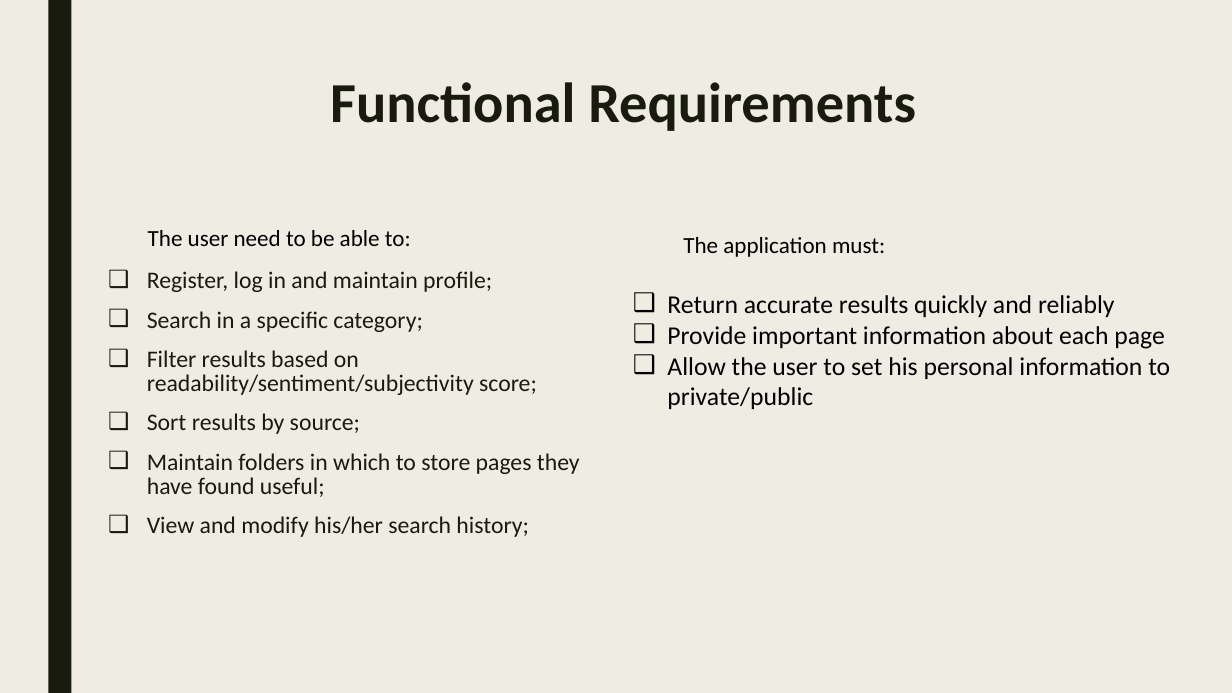
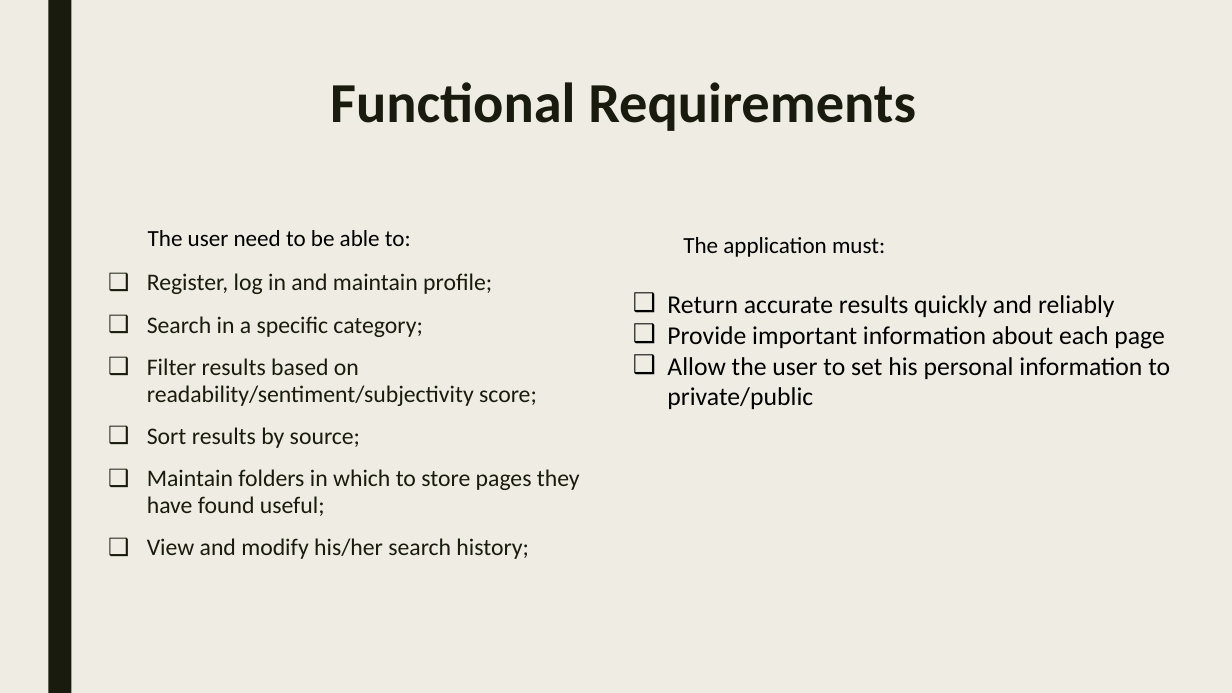
Before and after one commit to violet-g/e-health, a slide deck: slide 8 of General/e-health.pptx. Drawn at 1232x693 pixels with LibreOffice and Linux fonts; fonts in the diff are those of the drawing. Boxes give left, top, right and bottom in pixels: in the first picture for what was removed or moved away, otherwise in the second. Text is boxed around its words. In the diff, an @@ line names an element or a change of style, - is before the commit and + after.

```diff
--- a/General/e-health.pptx
+++ b/General/e-health.pptx
@@ text "Register, log in and maintain ..." at (147,273,580,559): line spacing 0.84 to 0.94 @@
```
Also in this commit, not shown: 2 other slides changed.
